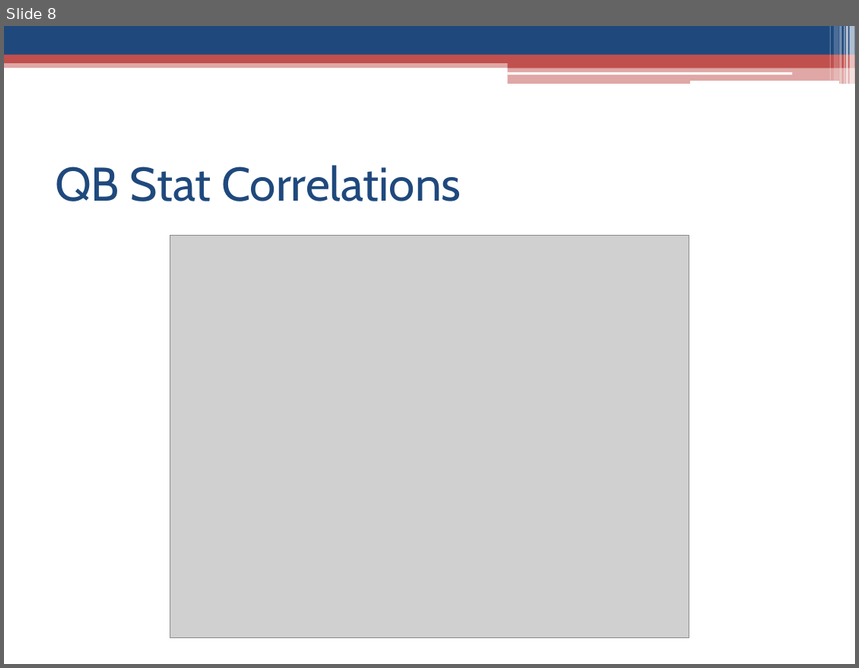
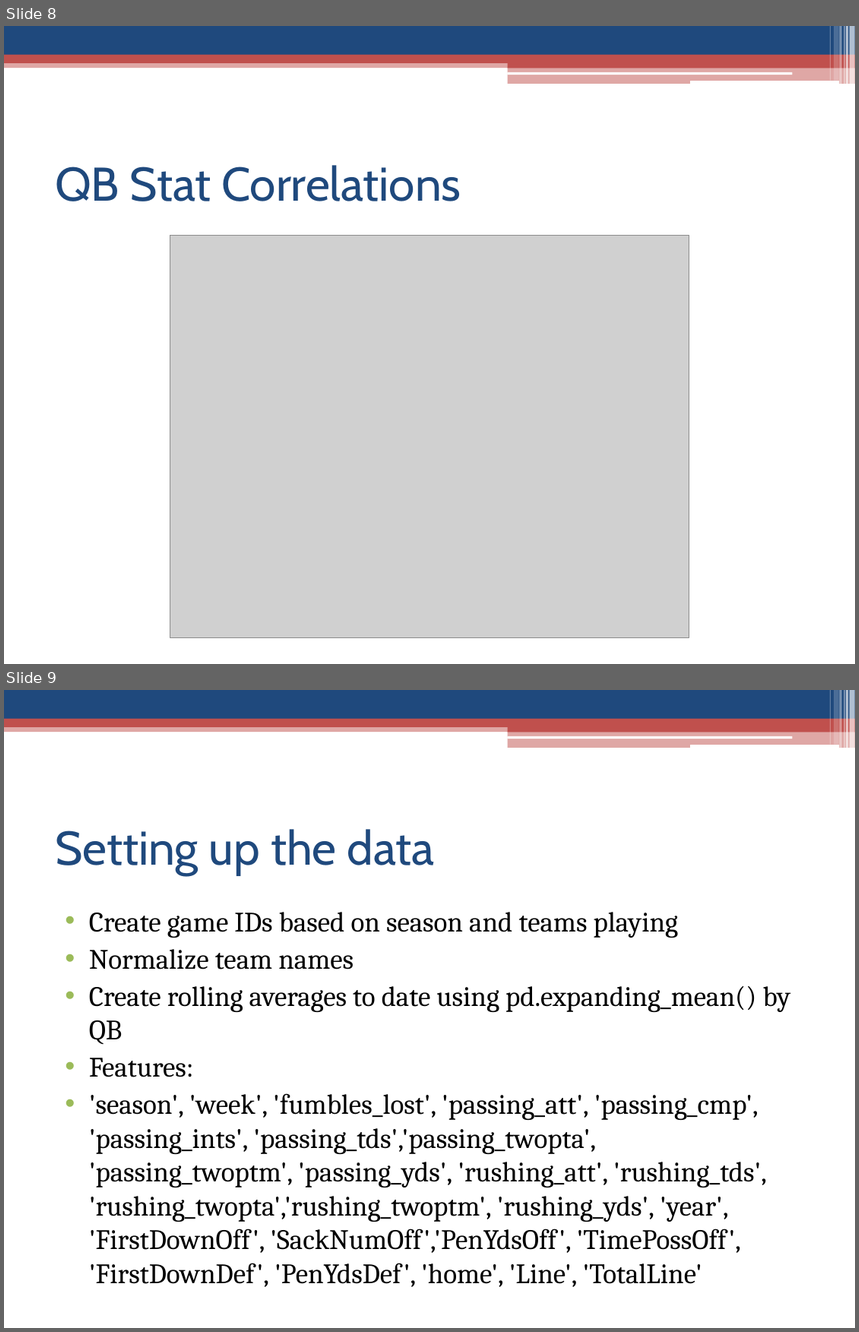
Before and after one commit to vyang91/DAT8, a slide deck: project/qb_projections/presentation.pptx. Shown one above the other, each under a label of ours: slide 8 before the commit, slides 8 and 9 after it. The pictures are 859x668 and 859x1332 pixels, drawn with LibreOffice and Linux fonts; fonts in the diff are those of the drawing; grey boxes stand for pictures. Boxes give left, top, right and bottom in pixels: in the first picture for what was removed or moved away, otherwise in the second. Text is boxed around its words. In the diff, an @@ line names an element or a change of style, - is before the commit and + after.

```diff
--- a/project/qb_projections/presentation.pptx
+++ b/project/qb_projections/presentation.pptx
@@ slide 9 added at [4, 690, 855, 1328], background #FFFFFF; not listed: 13 template elements that a slide beside it also shows @@
@@ title added at [55, 829, 435, 875], 40 pt, text #1F497D @@
+Setting up the data
@@ text added at [89, 912, 791, 1287], 23.8 pt, text #000000 @@
+• Create game IDs based on season and teams playing
+• Normalize team names
+• Create rolling averages to date using pd.expanding_mean() by QB
+• Features:
+• 'season', 'week', 'fumbles_lost', 'passing_att', 'passing_cmp', 'passing_ints', 'passing_tds','passing_twopta', 'passing_twoptm', 'passing_yds', 'rushing_att', 'rushing_tds', 'rushing_twopta','rushing_twoptm', 'rushing_yds', 'year', 'FirstDownOff', 'SackNumOff','PenYdsOff', 'TimePossOff', 'FirstDownDef', 'PenYdsDef', 'home', 'Line', 'TotalLine'
```
Also in this commit, not shown: 1 slide changed, 3 other slides added, 1 slide removed, 10 other files.
